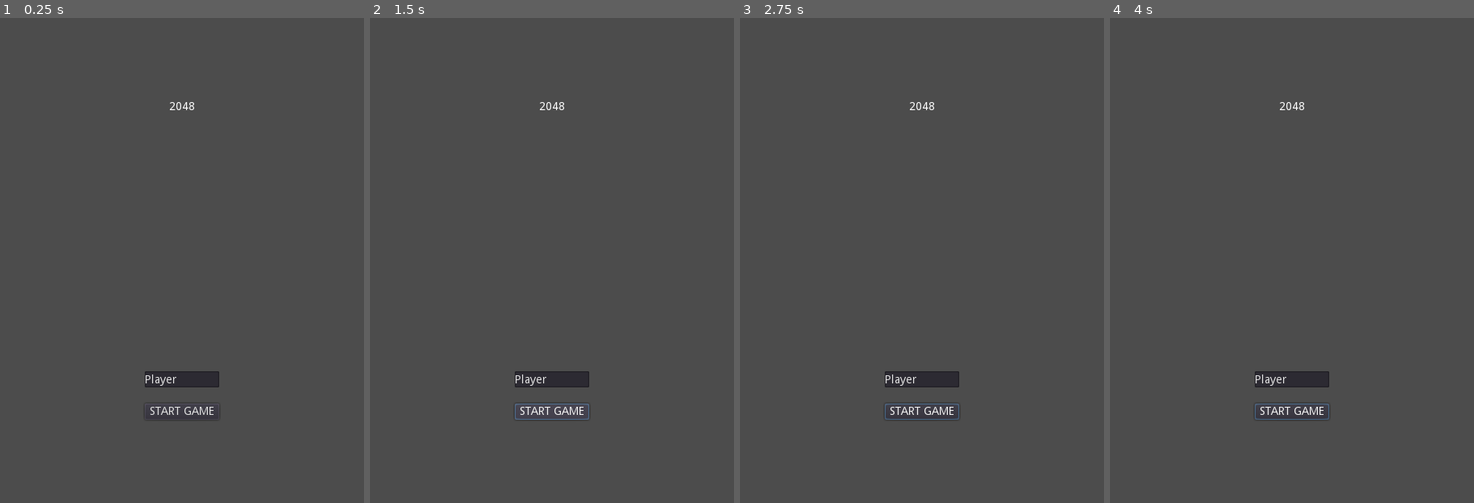
Above: before the commit, frames 1-4 (left to right).
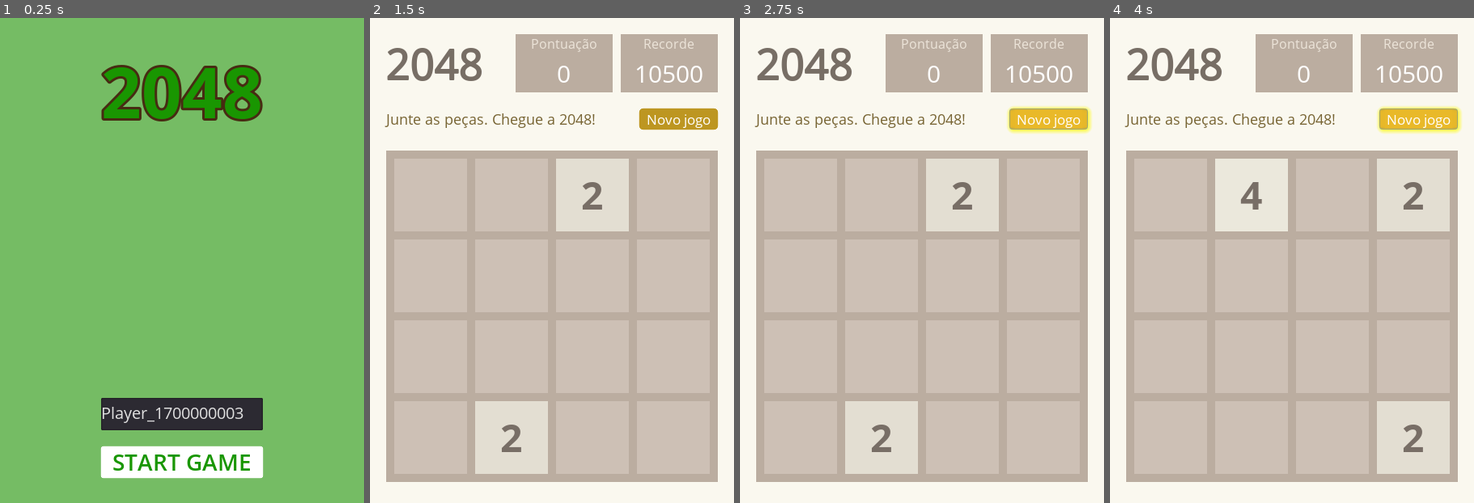
Above: after the commit, the same moments.

Repository: Dojak220/2048
Game: Godot game, scene res://Menu/Menu.tscn
Two runs of this game, one before a commit and one after it. Both use one fixed random seed, a clock stepped at 60 frames per second and the inputs below.
Inputs (mouse positions are in pixels of both pictures, inside the frame that each line leads up to):
- Up to frame 1 (0.25 s): no input
- Up to frame 2 (1.5 s): click "START GAME" at 0.5 s; click (552, 410) at 1.25 s, where only the run before the commit has a clickable "START GAME"
- Up to frame 3 (2.75 s): click (1049, 119) at 2 s, where only the run after the commit has a clickable "Novo jogo"
- Up to frame 4 (4 s): click (1419, 119) at 2.75 s, where only the run after the commit has a clickable "Novo jogo"; tap Enter at 3.5 s; hold Right (ui_right) from 3.53 s (still down)

The runs differ from the first frame. In frame 1, 99% of the frame differs, in the area x 0-100%, y 0-100%; in frame 2, 100%; in frame 3, 100%; in frame 4, 100%.

Commit message:
menu e verificacao de game over

Diff:
--- a/GamePlay/game_rules.gd
+++ b/GamePlay/game_rules.gd
@@ -87,16 +87,17 @@
 
 # SIGNALS
 signal new_piece_inserted #unused for now
+signal game_over
 
 # FUNÇÕES
 func _ready():
 	occupation_map = create_map(MAP_SIZE, MAP_SIZE)
-	print_map()
+	print_map(occupation_map)
 
 	insert_new_piece()
 	insert_new_piece()
 
-	print_map()
+	print_map(occupation_map)
 
 func create_map(height, width):
 	var map = []
@@ -110,22 +111,20 @@
 
 	return map
 
-func print_map():
+func print_map(map):
 	var line = ""
 	for i in range(MAP_SIZE):
 		for j in range(MAP_SIZE):
-			line = line + String(occupation_map[i][j].piece.value) + " "
+			line = line + String(map[i][j].piece.value) + " "
 		print("[ ", line, "]")
 		line = ""
 	print("")
 
 func insert_new_piece():
 	if is_fully_occupied():
-		return
+		print("Game Over")
 
 	randomize()
-
-	#get_child(snake_size+1).connect("body_hit", self, "_on_SnakeBody_hit")
 
 	var Piece = PieceResource.instance()
 	Piece.set_global_position(Vector2(-1000,-1000))
@@ -142,7 +141,10 @@
 	occupation_map[line][column].piece.instance = Piece
 
 	if is_fully_occupied():
-		print("Mapa cheio. Se não houver combinações possíveis... Game over")
+		if no_more_moves(occupation_map):
+			print("Game Over")
+		else:
+			print("Mapa cheio. Se não houver combinações possíveis... Game over")
 
 func is_fully_occupied():
 	var fully_occupied = true
@@ -155,110 +157,123 @@
 func is_position_occupied(line, column):
 	return occupation_map[line][column].piece.value
 
+func no_more_moves(map):
+	var no_moves = true
+
+	for i in range(MAP_SIZE-1): # [0, 1, 2]
+		for j in range(MAP_SIZE): # [0, 1, 2, 3]
+			if (occupation_map[i][j].piece.value == occupation_map[i+1][j].piece.value):
+				return !no_moves
+			if (occupation_map[j][i].piece.value == occupation_map[j][i+1].piece.value):
+				return !no_moves
+
+	return no_moves
+
 func _unhandled_input(event):
 	for dir in INPUTS.keys():
 		if event.is_action_pressed(dir):
 			can_insert = false
-			update_map(dir);
+			occupation_map = update_map(dir, occupation_map);
 			if can_insert:
 				insert_new_piece()
 				map_changed = true
-			print_map()
-
-func update_map(direction):
+				print_map(occupation_map)
+
+func update_map(direction, map):
 	var x_aux
 	var y_aux
 
 	if direction == "ui_right":
 		for x in range(MAP_SIZE): # range: [0, 1, 2, 3]
 			for y in range(MAP_SIZE-2,-1,-1): # range: [2, 1, 0]
-				if (occupation_map[x][y].piece.value != 0):
+				if (map[x][y].piece.value != 0):
 					y_aux = y
-					while(y_aux < MAP_SIZE-1 && occupation_map[x][y_aux+1].piece.value == 0):
+					while(y_aux < MAP_SIZE-1 && map[x][y_aux+1].piece.value == 0):
 						y_aux += 1
-						occupation_map[x][y_aux].piece.value = occupation_map[x][y_aux-1].piece.value
-						occupation_map[x][y_aux].piece.instance = occupation_map[x][y_aux-1].piece.instance
-						occupation_map[x][y_aux-1].piece.value = 0
+						map[x][y_aux].piece.value = map[x][y_aux-1].piece.value
+						map[x][y_aux].piece.instance = map[x][y_aux-1].piece.instance
+						map[x][y_aux-1].piece.value = 0
 						can_insert = true
 					if (y_aux == MAP_SIZE-1):
 						continue
-					if (occupation_map[x][y_aux+1].clean && occupation_map[x][y_aux+1].piece.value == occupation_map[x][y_aux].piece.value):
-						occupation_map[x][y_aux+1].piece.value *= 2 # It's necessary to change this piece's label
-						occupation_map[x][y_aux+1].clean = false
-						occupation_map[x][y_aux].piece.value = 0 # It's necessary to uninstance this piece
-						occupation_map[x][y_aux].piece.instance.queue_free()
-						score += occupation_map[x][y_aux+1].piece.value
+					if (map[x][y_aux+1].clean && map[x][y_aux+1].piece.value == map[x][y_aux].piece.value):
+						map[x][y_aux+1].piece.value *= 2 # It's necessary to change this piece's label
+						map[x][y_aux+1].clean = false
+						map[x][y_aux].piece.value = 0 # It's necessary to uninstance this piece
+						map[x][y_aux].piece.instance.queue_free()
+						score += map[x][y_aux+1].piece.value
 						can_insert = true
 
 	if direction == "ui_left":
 		for x in range(MAP_SIZE): # range: [0, 1, 2, 3]
 			for y in range(1, MAP_SIZE): # range: [1, 2, 3]
-				if (occupation_map[x][y].piece.value != 0):
+				if (map[x][y].piece.value != 0):
 					y_aux = y
-					while(y_aux > 0 && occupation_map[x][y_aux-1].piece.value == 0):
+					while(y_aux > 0 && map[x][y_aux-1].piece.value == 0):
 						y_aux -= 1
-						occupation_map[x][y_aux].piece.value = occupation_map[x][y_aux+1].piece.value
-						occupation_map[x][y_aux].piece.instance = occupation_map[x][y_aux+1].piece.instance
-						occupation_map[x][y_aux+1].piece.value = 0
+						map[x][y_aux].piece.value = map[x][y_aux+1].piece.value
+						map[x][y_aux].piece.instance = map[x][y_aux+1].piece.instance
+						map[x][y_aux+1].piece.value = 0
 						can_insert = true
 					if (y_aux == 0):
 						continue
-					if (occupation_map[x][y_aux-1].clean && occupation_map[x][y_aux-1].piece.value == occupation_map[x][y_aux].piece.value):
-						occupation_map[x][y_aux-1].piece.value *= 2 # It's necessary to change this piece's label
-						occupation_map[x][y_aux-1].clean = false
-						occupation_map[x][y_aux].piece.value = 0 # It's necessary to uninstance this piece
-						occupation_map[x][y_aux].piece.instance.queue_free()
-						score += occupation_map[x][y_aux-1].piece.value
+					if (map[x][y_aux-1].clean && map[x][y_aux-1].piece.value == map[x][y_aux].piece.value):
+						map[x][y_aux-1].piece.value *= 2 # It's necessary to change this piece's label
+						map[x][y_aux-1].clean = false
+						map[x][y_aux].piece.value = 0 # It's necessary to uninstance this piece
+						map[x][y_aux].piece.instance.queue_free()
+						score += map[x][y_aux-1].piece.value
 						can_insert = true
 
 	if direction == "ui_up":
 		for y in range(MAP_SIZE): # range: [0, 1, 2, 3]
 			for x in range(1, MAP_SIZE): # range: [1, 2, 3]
-				if (occupation_map[x][y].piece.value != 0):
+				if (map[x][y].piece.value != 0):
 					x_aux = x
-					while(x_aux > 0 && occupation_map[x_aux-1][y].piece.value == 0):
+					while(x_aux > 0 && map[x_aux-1][y].piece.value == 0):
 						x_aux -= 1
-						occupation_map[x_aux][y].piece.value = occupation_map[x_aux+1][y].piece.value
-						occupation_map[x_aux][y].piece.instance = occupation_map[x_aux+1][y].piece.instance
-						occupation_map[x_aux+1][y].piece.value = 0
+						map[x_aux][y].piece.value = map[x_aux+1][y].piece.value
+						map[x_aux][y].piece.instance = map[x_aux+1][y].piece.instance
+						map[x_aux+1][y].piece.value = 0
 						can_insert = true
 					if (x_aux == 0):
 						continue
-					if (occupation_map[x_aux-1][y].clean && occupation_map[x_aux-1][y].piece.value == occupation_map[x_aux][y].piece.value):
-						occupation_map[x_aux-1][y].piece.value *= 2 # It's necessary to change this piece's label
-						occupation_map[x_aux-1][y].clean = false
-						occupation_map[x_aux][y].piece.value = 0 # It's necessary to uninstance this piece
-						occupation_map[x_aux][y].piece.instance.queue_free()
-						score += occupation_map[x_aux-1][y].piece.value
+					if (map[x_aux-1][y].clean && map[x_aux-1][y].piece.value == map[x_aux][y].piece.value):
+						map[x_aux-1][y].piece.value *= 2 # It's necessary to change this piece's label
+						map[x_aux-1][y].clean = false
+						map[x_aux][y].piece.value = 0 # It's necessary to uninstance this piece
+						map[x_aux][y].piece.instance.queue_free()
+						score += map[x_aux-1][y].piece.value
 						can_insert = true
 
 	if direction == "ui_down":
 		for y in range(MAP_SIZE): # range: [0, 1, 2, 3]
 			for x in range(MAP_SIZE-2,-1,-1): # range: [2, 1, 0]
-				if (occupation_map[x][y].piece.value != 0):
+				if (map[x][y].piece.value != 0):
 					x_aux = x
-					while(x_aux < MAP_SIZE-1 && occupation_map[x_aux+1][y].piece.value == 0):
+					while(x_aux < MAP_SIZE-1 && map[x_aux+1][y].piece.value == 0):
 						x_aux += 1
-						occupation_map[x_aux][y].piece.value = occupation_map[x_aux-1][y].piece.value
-						occupation_map[x_aux][y].piece.instance = occupation_map[x_aux-1][y].piece.instance
-						occupation_map[x_aux-1][y].piece.value = 0
+						map[x_aux][y].piece.value = map[x_aux-1][y].piece.value
+						map[x_aux][y].piece.instance = map[x_aux-1][y].piece.instance
+						map[x_aux-1][y].piece.value = 0
 						can_insert = true
 					if (x_aux == MAP_SIZE-1):
 						continue
-					if (occupation_map[x_aux+1][y].clean && occupation_map[x_aux+1][y].piece.value == occupation_map[x_aux][y].piece.value):
-						occupation_map[x_aux+1][y].piece.value *= 2 # It's necessary to change this piece's label
-						occupation_map[x_aux+1][y].clean = false
-						occupation_map[x_aux][y].piece.value = 0 # It's necessary to uninstance this piece
-						occupation_map[x_aux][y].piece.instance.queue_free()
-						score += occupation_map[x_aux+1][y].piece.value
-						can_insert = true
-	print(score)
-	clean_map()
-
-func clean_map():
+					if (map[x_aux+1][y].clean && map[x_aux+1][y].piece.value == map[x_aux][y].piece.value):
+						map[x_aux+1][y].piece.value *= 2 # It's necessary to change this piece's label
+						map[x_aux+1][y].clean = false
+						map[x_aux][y].piece.value = 0 # It's necessary to uninstance this piece
+						map[x_aux][y].piece.instance.queue_free()
+						score += map[x_aux+1][y].piece.value
+						can_insert = true
+	clean_map(map)
+
+	return map
+
+func clean_map(map):
 	for x in range(MAP_SIZE): # [0, 1, 2, 3]
-			for y in range(MAP_SIZE): # [0, 1, 2, 3]
-				occupation_map[x][y].clean = true
+		for y in range(MAP_SIZE): # [0, 1, 2, 3]
+			map[x][y].clean = true
 
 func update_screen():
 	var piece
@@ -271,7 +286,6 @@
 	for i in range(MAP_SIZE):
 		for j in range(MAP_SIZE):
 			piece = occupation_map[i][j].piece
-
 			if (piece.instance && piece.value):
 				piece_position = Vector2(j * PIECE_SIZE + (j+1) * PIECES_INTERSPACE, (i) * PIECE_SIZE + (i+1) * PIECES_INTERSPACE)
 				piece_text = String(piece.value)
@@ -282,8 +296,9 @@
 				piece.instance.set_position(piece_position)
 				piece.instance.set_label(piece_text, piece_text_size, piece_text_color)
 				piece.instance.color = piece_bg
-
 	map_changed = false
+
+	$"ScreenBG/ScreenMargin/ScreenVBox/HeaderHBox/ScoresHBox/ScoreBG/ScoreVBox/ScoreValueLabel".text = String(score)
 
 # Called every frame. 'delta' is the elapsed time since the previous frame.
 func _process(delta):
--- a/Menu/Menu.tscn
+++ b/Menu/Menu.tscn
@@ -1,11 +1,50 @@
-[gd_scene load_steps=2 format=2]
+[gd_scene load_steps=10 format=2]
 
 [ext_resource path="res://Menu/menu.gd" type="Script" id=1]
+[ext_resource path="res://fonts/Open_Sans/OpenSans-Bold.ttf" type="DynamicFontData" id=2]
+[ext_resource path="res://fonts/Open_Sans/OpenSans-SemiBold.ttf" type="DynamicFontData" id=3]
+[ext_resource path="res://fonts/Open_Sans/OpenSans-Regular.ttf" type="DynamicFontData" id=4]
+
+[sub_resource type="DynamicFont" id=1]
+size = 87
+outline_size = 3
+use_filter = true
+font_data = ExtResource( 2 )
+
+[sub_resource type="DynamicFont" id=5]
+size = 20
+font_data = ExtResource( 4 )
+
+[sub_resource type="StyleBoxFlat" id=4]
+bg_color = Color( 0.901961, 0.901961, 0.901961, 1 )
+corner_radius_top_left = 3
+corner_radius_top_right = 3
+corner_radius_bottom_right = 3
+corner_radius_bottom_left = 3
+
+[sub_resource type="StyleBoxFlat" id=2]
+bg_color = Color( 1, 1, 1, 1 )
+corner_radius_top_left = 3
+corner_radius_top_right = 3
+corner_radius_bottom_right = 3
+corner_radius_bottom_left = 3
+
+[sub_resource type="DynamicFont" id=3]
+size = 28
+font_data = ExtResource( 3 )
 
 [node name="Menu" type="Control"]
 anchor_right = 1.0
 anchor_bottom = 1.0
 script = ExtResource( 1 )
+__meta__ = {
+"_edit_use_anchors_": false
+}
+
+[node name="ColorRect" type="ColorRect" parent="."]
+anchor_right = 1.0
+anchor_bottom = 1.0
+color = Color( 0.458824, 0.737255, 0.392157, 1 )
 __meta__ = {
 "_edit_use_anchors_": false
 }
@@ -31,46 +70,54 @@
 }
 
 [node name="VBoxContainer" type="VBoxContainer" parent="MarginContainer/CenterContainer"]
-margin_left = 159.0
-margin_top = 83.0
-margin_right = 251.0
-margin_bottom = 477.0
+margin_left = 105.0
+margin_top = 11.0
+margin_right = 305.0
+margin_bottom = 549.0
 custom_constants/separation = 20
 __meta__ = {
 "_edit_use_anchors_": false
 }
 
 [node name="MarginContainer" type="MarginContainer" parent="MarginContainer/CenterContainer/VBoxContainer"]
-margin_right = 92.0
-margin_bottom = 314.0
+margin_right = 200.0
+margin_bottom = 419.0
 custom_constants/margin_bottom = 300
 
 [node name="GameName" type="Label" parent="MarginContainer/CenterContainer/VBoxContainer/MarginContainer"]
-margin_right = 92.0
-margin_bottom = 14.0
+anchor_top = 0.236277
+anchor_bottom = 0.236277
+margin_right = 200.0
+margin_bottom = 119.0
+custom_fonts/font = SubResource( 1 )
+custom_colors/font_color = Color( 0.0980392, 0.588235, 0.00392157, 1 )
+custom_colors/font_outline_modulate = Color( 0.278431, 0.168627, 0.0705882, 1 )
 text = "2048"
 align = 1
 valign = 1
 
 [node name="PlayerNameTextEdit" type="TextEdit" parent="MarginContainer/CenterContainer/VBoxContainer"]
-margin_top = 334.0
-margin_right = 92.0
-margin_bottom = 354.0
+margin_top = 439.0
+margin_right = 200.0
+margin_bottom = 479.0
+rect_min_size = Vector2( 0, 40 )
+custom_fonts/font = SubResource( 5 )
+text = "Player"
+draw_spaces = true
+override_selected_font_color = true
+
+[node name="StartButton" type="Button" parent="MarginContainer/CenterContainer/VBoxContainer"]
+margin_top = 499.0
+margin_right = 200.0
+margin_bottom = 538.0
 grow_horizontal = 2
 grow_vertical = 2
-rect_min_size = Vector2( 0, 20 )
-text = "Player"
-__meta__ = {
-"_edit_use_anchors_": false
-}
-
-[node name="StartButton" type="Button" parent="MarginContainer/CenterContainer/VBoxContainer"]
-margin_top = 374.0
-margin_right = 92.0
-margin_bottom = 394.0
-grow_horizontal = 2
-grow_vertical = 2
-custom_colors/font_color_disabled = Color( 0, 0, 0, 1 )
+custom_styles/hover = SubResource( 4 )
+custom_styles/normal = SubResource( 2 )
+custom_fonts/font = SubResource( 3 )
+custom_colors/font_color = Color( 0.0980392, 0.588235, 0.00392157, 1 )
+custom_colors/font_color_hover = Color( 0.0980392, 0.588235, 0.00392157, 1 )
+custom_colors/font_color_pressed = Color( 0.101961, 0.588235, 0, 0.745098 )
 text = "START GAME"
 __meta__ = {
 "_edit_use_anchors_": false
--- a/Menu/menu.gd
+++ b/Menu/menu.gd
@@ -1,12 +1,14 @@
 extends Control
 
-
+var player_name
 
 # Called when the node enters the scene tree for the first time.
 func _ready():
-	$MarginContainer/CenterContainer/VBoxContainer/PlayerNameTextEdit.text = GameStats.playerName
-	pass # Replace with function body.
+	player_name = $MarginContainer/CenterContainer/VBoxContainer/PlayerNameTextEdit
+	player_name.text = "Player_" + String(OS.get_system_time_secs())
+#	player_name.text = GameStats.playerName
 
 func _on_StartButton_pressed():
 	GameStats.playerName = $MarginContainer/CenterContainer/VBoxContainer/PlayerNameTextEdit.text
-	get_tree().change_scene("res://Game.tscn")
+	get_tree().change_scene("res://GameLayout/GameLayout.tscn")
+#	get_tree().change_scene("res://Game.tscn")
